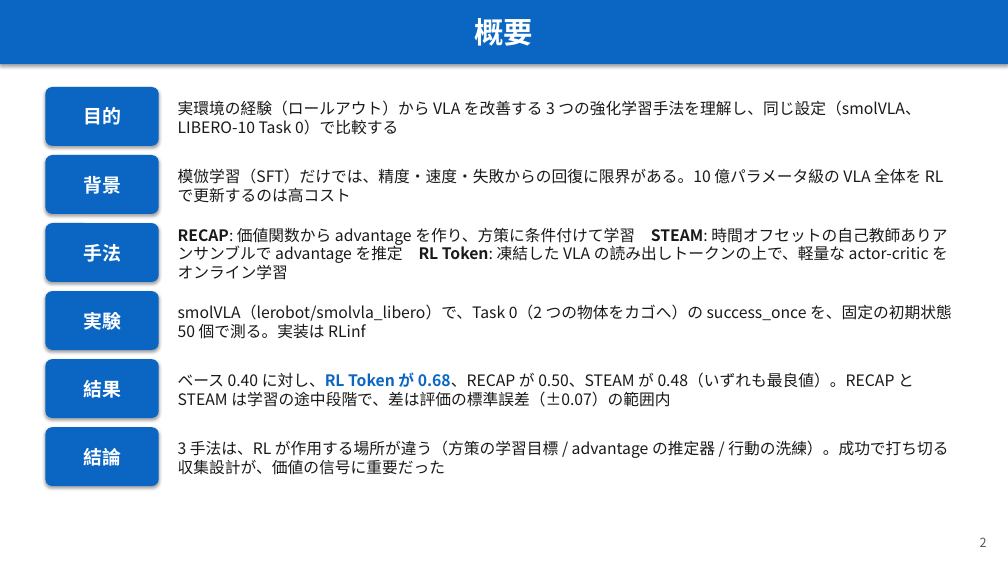
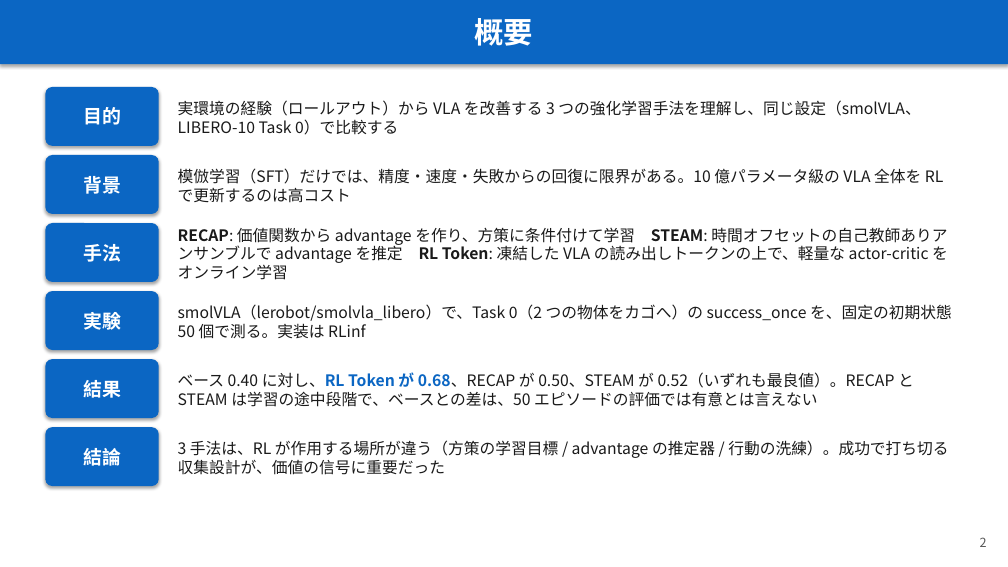
Before and after one commit to Junhand/libero_RL, a slide deck: slide 2 of docs/RECAP_STEAM_RLToken.pptx. Drawn at 1008x567 pixels with LibreOffice and Linux fonts; fonts in the diff are those of the drawing. Boxes give left, top, right and bottom in pixels: in the first picture for what was removed or moved away, otherwise in the second. Text is boxed around its words. In the diff, an @@ line names an element or a change of style, - is before the commit and + after.

```diff
--- a/docs/RECAP_STEAM_RLToken.pptx
+++ b/docs/RECAP_STEAM_RLToken.pptx
@@ text at <box>178,372,914,407</box>: text changed @@
-ベース 0.40 に対し、RL Token が 0.68、RECAP が 0.50、STEAM が 0.48（いずれも最良値）。RECAP と STEAM は学習の途中段階で、差は評価の標準誤差（±0.07）の範囲内
+ベース 0.40 に対し、RL Token が 0.68、RECAP が 0.50、STEAM が 0.52（いずれも最良値）。RECAP と STEAM は学習の途中段階で、ベースとの差は、50 エピソードの評価では有意とは言えない
```
Also in this commit, not shown: 4 other slides changed, 1 other file.
